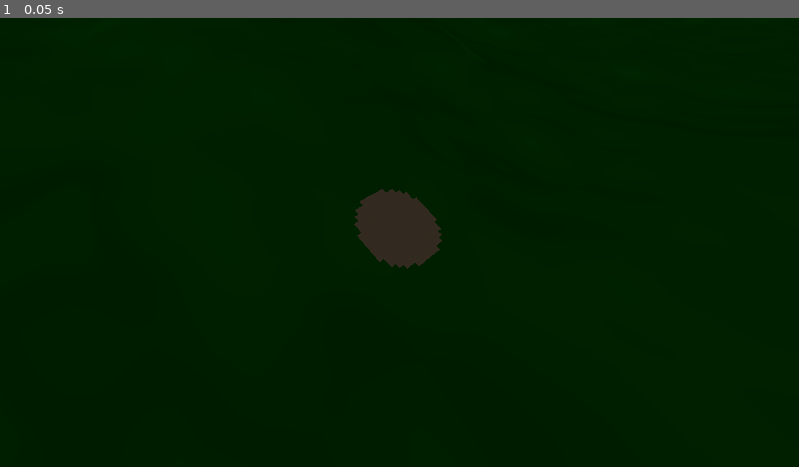
Above: before the commit, frame 1.
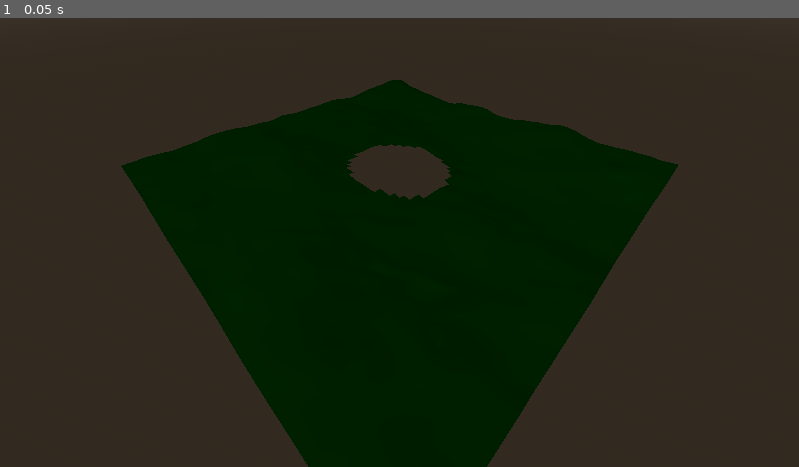
Above: after the commit, the same moment.

Repository: ShunNebula/MadeInAbyss
Game: Godot game, scene res://main.tscn
Two runs of this game, one before a commit and one after it. Both use one fixed random seed, a clock stepped at 60 frames per second and the inputs below.
Inputs:
- Up to frame 1 (0.05 s): no input

The runs differ from the first frame. In frame 1, 65% of the frame differs, in the area x 0-100%, y 0-100%.

Commit message:
Implement transition zone and add collision to surface mesh

Diff:
--- a/Scenes/Layers/Layer_01_Edge.tscn
+++ b/Scenes/Layers/Layer_01_Edge.tscn
@@ -1,12 +1,22 @@
-[gd_scene load_steps=3 format=3 uid="uid://bdg2eojc73pmb"]
+[gd_scene load_steps=5 format=3 uid="uid://bdg2eojc73pmb"]
 
 [ext_resource type="Script" uid="uid://7vp7erp0alom" path="res://Scripts/Generators/Layers/Layer_01_Generator.gd" id="1_8hnpc"]
 [ext_resource type="Material" uid="uid://dq5kphr7dtk4u" path="res://Materials/ground_material.tres" id="2_47hoo"]
+[ext_resource type="Script" uid="uid://dvopexxif0yqh" path="res://Scripts/TransitionZone.gd" id="3_v2yhl"]
+
+[sub_resource type="CylinderShape3D" id="CylinderShape3D_47hoo"]
+radius = 8.0
 
 [node name="Layer01Edge" type="Node3D"]
 script = ExtResource("1_8hnpc")
-size_x = 1000
-size_z = 1000
-height_multiplier = 100.0
+height_multiplier = 10.0
+octaves = 7
 persistence = 100.0
 surface_material = ExtResource("2_47hoo")
+
+[node name="TransitionZone" type="Area3D" parent="."]
+transform = Transform3D(1, 0, 0, 0, 1, 0, 0, 0, 1, 0, -10, 0)
+script = ExtResource("3_v2yhl")
+
+[node name="CollisionShape3D" type="CollisionShape3D" parent="TransitionZone"]
+shape = SubResource("CylinderShape3D_47hoo")
--- a/Scripts/Generators/Layers/Layer_01_Generator.gd
+++ b/Scripts/Generators/Layers/Layer_01_Generator.gd
@@ -166,5 +166,6 @@
 	# Присваиваем сгенерированный меш нашему MeshInstance3D
 	terrain_mesh_instance.mesh = array_mesh
 	terrain_mesh_instance.material_override = surface_material # Применяем наш материал
+	terrain_mesh_instance.create_trimesh_collision()
 
 	print("Surface generated with %d vertices and %d triangles." % [vertices.size(), indices.size() / 3.0])
--- /dev/null
+++ b/Scripts/TransitionZone.gd
@@ -0,0 +1,19 @@
+extends Area3D
+
+@export var target_layer_index: int = 2
+
+# Called when the node enters the scene tree for the first time.
+func _ready() -> void:
+	# Подключаем сигнал 'body_entered' к нашей собственной функции _on_body_entered
+	body_entered.connect(_on_body_entered)
+
+func _on_body_entered(body):
+	# 'body' - это узел, который вошел в зону.
+	# Нам нужно проверить, является ли этот узел игроком.
+	# Пока у нас нет игрока, мы можем просто проверить.
+
+	print("Something entered the transition zone: ", body.name)
+
+	# Вызываем функцию в нашем глобальном AbyssManager
+	# и передаем ей, на какой слой мы хотим перейти.
+	AbyssManager.load_layer(target_layer_index)
--- a/main.tscn
+++ b/main.tscn
@@ -20,6 +20,6 @@
 environment = SubResource("Environment_0xm2m")
 
 [node name="Camera3D" type="Camera3D" parent="."]
-transform = Transform3D(0.70710677, -0.49999997, 0.49999997, 0, 0.70710677, 0.70710677, -0.70710677, -0.49999997, 0.49999997, 30, 80, 30)
+transform = Transform3D(0.70710677, -0.49999997, 0.49999997, 0, 0.70710677, 0.70710677, -0.70710677, -0.49999997, 0.49999997, 30, 30, 30)
 
 [node name="LayerContainer" type="Node3D" parent="."]
Not shown, added: Scripts/TransitionZone.gd.uid
